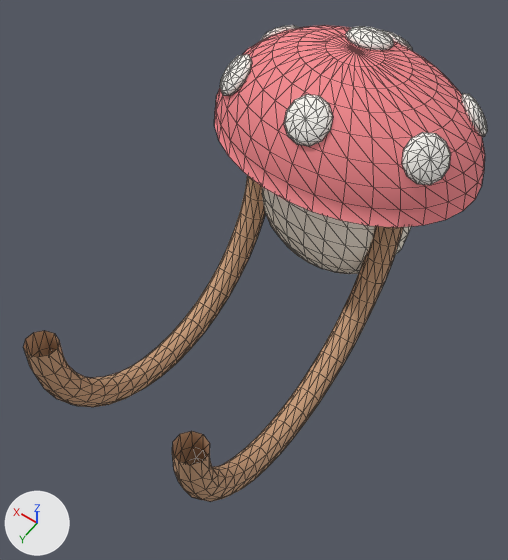
Renders of the glTF model modules/Wardrobe/Models/Clothes/mushroom_backpack.glb from each side of a commit.
The view is the same before and after, from a camera (50 mm lens) standing at (-0.377, 0.456, 1.286) and looking at (0.0, -0.072, 0.457). Lighting does not change. The marker at lower left points along +X, +Y and +Z. The older version comes first. Mesh edges are drawn as thin lines. Vertices at exactly the same position are counted once.

In view in the first picture: 'Body'.
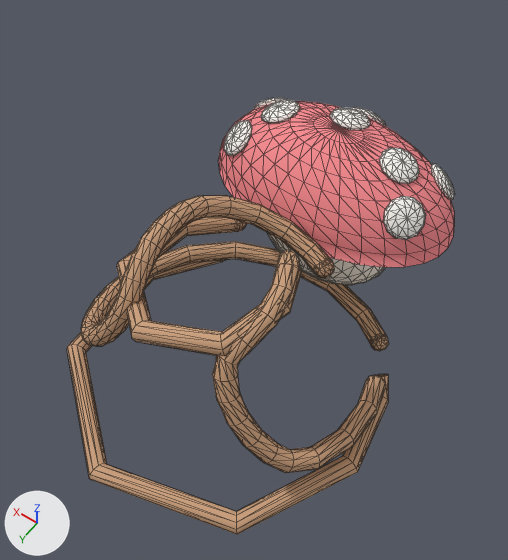
Edits to the bpy script that builds the scene:
```text
Change me_body:
    remove me_body.from_pydata(...)  # 1417 vertices, 2728 faces; spans x -0.22..0.22, y -0.47..0.244, z -0.075..0.429
    add me_body.from_pydata(...)  # 2008 vertices, 3856 faces; spans x -0.26..0.262, y -0.42..0.265, z -0.055..0.304
    me_body part 1: the loose piece of 266 vertices spanning x -0.14..0.14, y -0.39..-0.21, z -0.01..0.29 is multiplied about its middle by the matrix ((0.857, 0.0, 0.0), (0.0, 0.667, -0.473), (0.0, 1.281, 0.246)), then moved by (0.0, 0.01, -0.074)
    me_body part 2: the loose piece of 257 vertices spanning x -0.22..0.22, y -0.47..-0.15, z 0.26..0.42 is scaled about its middle by (0.955, 0.812, 0.812), then moved by (0.0, 0.02, -0.109)
    me_body part 3: the loose piece of 62 vertices spanning x -0.035..0.035, y -0.457..-0.408, z 0.336..0.39 is scaled about its middle by (0.914, 0.899, 0.906), then moved by (0.0, 0.043, -0.113)
    me_body part 4: the loose piece of 62 vertices spanning x -0.192..-0.138, y -0.409..-0.349, z 0.312..0.368 is multiplied about its middle by the matrix ((0.905, -0.073, 0.03), (0.072, 0.905, 0.028), (-0.032, -0.025, 0.907)), then moved by (0.008, 0.033, -0.109)
    me_body part 5: the loose piece of 62 vertices spanning x 0.138..0.192, y -0.409..-0.349, z 0.312..0.368 is multiplied about its middle by the matrix ((0.905, 0.073, -0.03), (-0.072, 0.905, 0.028), (0.032, -0.025, 0.907)), then moved by (-0.008, 0.033, -0.109)
    me_body part 6: the loose piece of 62 vertices spanning x 0.128..0.184, y -0.275..-0.214, z 0.325..0.379 is turned 98.5 degrees about the z axis through its middle and scaled by 0.908, then moved by (-0.305, 0.008, -0.111)
    me_body part 7: the loose piece of 62 vertices spanning x -0.184..-0.128, y -0.275..-0.214, z 0.325..0.379 is turned -98.5 degrees about the z axis through its middle and scaled by 0.908, then moved by (0.305, 0.008, -0.111)
    me_body part 8: the loose piece of 62 vertices spanning x -0.035..0.035, y -0.385..-0.318, z 0.4..0.429 is scaled about its middle by (0.914, 0.913, 0.857), then moved by (0.0, 0.028, -0.123)
    me_body part 9: the loose piece of 62 vertices spanning x -0.035..0.035, y -0.223..-0.171, z 0.347..0.399 is multiplied about its middle by the matrix ((0.0, -0.807, 0.41), (0.914, 0.0, 0.0), (0.0, 0.337, 0.772)), then moved by (-0.105, -0.093, -0.094)
    me_body part 10: the loose piece of 62 vertices spanning x -0.035..0.035, y -0.223..-0.171, z 0.347..0.399 is copied, and the copy is multiplied about its middle by the matrix ((0.0, 0.807, -0.41), (-0.914, 0.0, 0.0), (0.0, 0.337, 0.772)), then moved by (0.105, -0.093, -0.094); it spans x 0.075..0.135, y -0.322..-0.258, z 0.265..0.293
    me_body part 11: a new loose piece, a UV sphere (10 segments, 6 rings, poles along z) spanning x 0.064..0.095, y -0.154..-0.122, z 0.16..0.192, in mat_strap (brown #cba07c)
    me_body part 12: a new loose piece, a UV sphere (10 segments, 6 rings, poles along z) spanning x -0.095..-0.064, y -0.154..-0.122, z 0.16..0.192, in mat_strap (brown #cba07c)
    me_body part 13: a new loose piece, a UV sphere (10 segments, 6 rings, poles along z) spanning x -0.184..-0.154, y -0.218..-0.186, z -0.04..-0.008, in mat_strap (brown #cba07c)
    me_body part 14: a new loose piece of 310 vertices spanning x -0.26..0.262, y -0.211..0.265, z -0.039..0.302, in mat_strap (brown #cba07c)
    me_body part 15: a new loose piece of 310 vertices spanning x -0.178..0.252, y -0.271..0.14, z -0.039..0.303, in mat_strap (brown #cba07c)
    me_body part 16: 230 vertices removed from x -0.141..-0.099, y -0.284..0.244, z -0.075..0.243
    me_body part 17: 230 vertices removed from x 0.099..0.141, y -0.284..0.244, z -0.075..0.243
    other edits to the shape of me_body do not show in these pictures
```

Changed parts and their boxes (x1, y1, x2, y2) in the pictures (508 x 560 px; the box of a moved part takes in the faces that stretch with it):
'Body', reshaped (16% narrower, 8% shorter): before (23, 25, 487, 502); after (67, 97, 455, 534)
part 1 of me_body, moved or reshaped: before (262, 187, 411, 274); after (267, 233, 386, 285)
part 2 of me_body, moved or reshaped: before (214, 25, 485, 227); after (219, 101, 454, 267)
part 3 of me_body, moved or reshaped: before (381, 30, 412, 50); after (352, 107, 386, 126)
part 4 of me_body, moved or reshaped: before (461, 93, 487, 137); after (431, 164, 455, 200)
part 5 of me_body, moved or reshaped: before (261, 25, 299, 41); after (254, 97, 288, 109)
part 6 of me_body, moved or reshaped: before (220, 54, 252, 96); after (383, 196, 426, 240)
part 7 of me_body, moved or reshaped: before (402, 132, 451, 185); after (224, 120, 252, 156)
part 8 of me_body, moved or reshaped: before (345, 26, 394, 50); after (329, 108, 371, 130)
part 9 of me_body, moved or reshaped: before (284, 94, 333, 146); after (379, 147, 419, 184)
part 10 of me_body, added: after (261, 100, 300, 124)
part 11 of me_body, added: after (237, 221, 247, 232)
part 12 of me_body, added: after (316, 260, 334, 278)
part 13 of me_body, added: after (371, 335, 389, 351)
part 14 of me_body, added (brown): after (67, 217, 388, 534)
part 15 of me_body, added (brown): after (81, 195, 387, 346)
part 16 of me_body, deleted (brown): before (172, 226, 404, 502)
part 17 of me_body, deleted (brown): before (23, 175, 265, 407)
